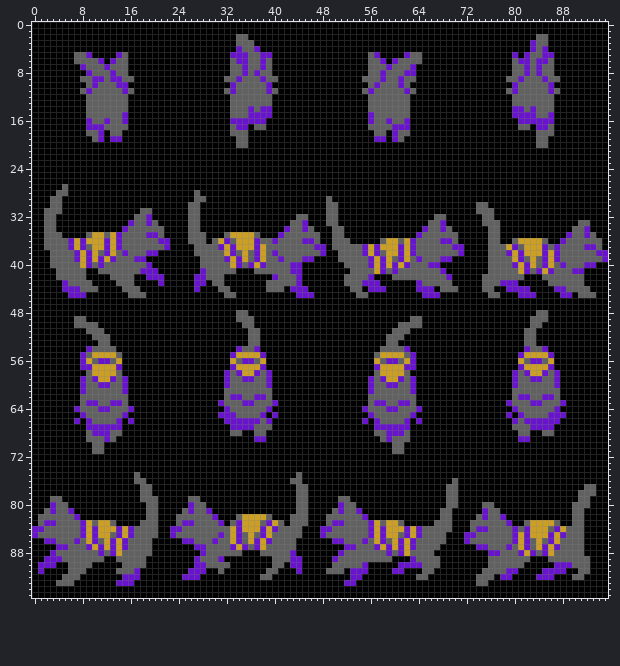
Two versions of one sprite sheet, chr/raw/sprites/kitty.png. That is the earlier state.
The file is 96x96 pixels.
The result:
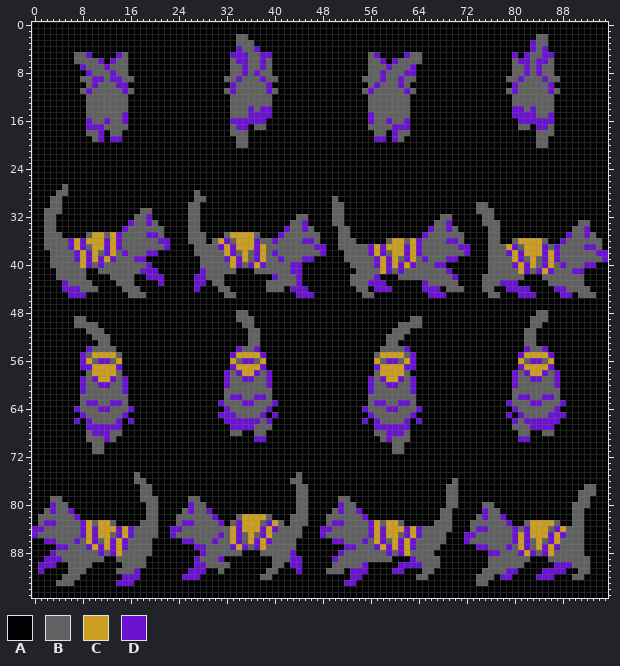
Palette (. is transparent): A #000000  B #616161  C #cc9e22  D #6912cf
What changed:
Changed rows in their new state; - is an unchanged pixel.
first column x 49:
29 AB----------------------
30 A-B---------------------
31 A-B---------------------
32 A-B---------------A-B---
33 A-B--------------A-BD---
34 -A-B------------AD-BDB--
35 -A-B-----------AD-----B-
36 -A--B----AB-CBCD---B-DB-
37 -A----BDCD--CDCD-----B-D
38 --A---BDCDB-CDCD------BD
39 --A----BDCDCBDCBD--B-D--
40 ---A---BDCDCDCD--B-D----
41 ----A---BCDBD------BD---
42 ---A---BD--A--------BD--
43 ---A--B--D-----AD----B--
44 ----A-BA--D----A--DA--B-
45 -----A-B--------A--D----
